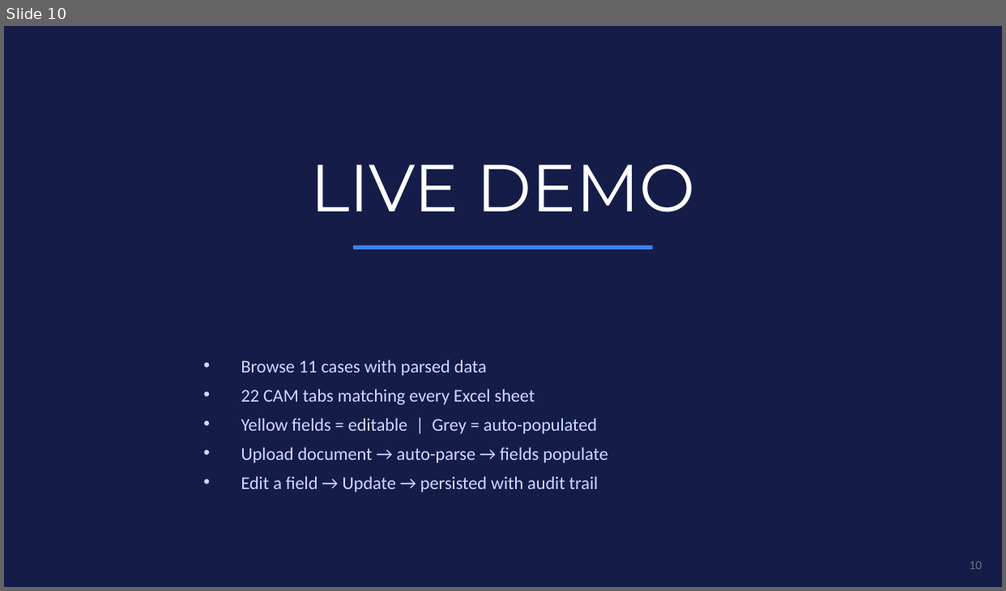
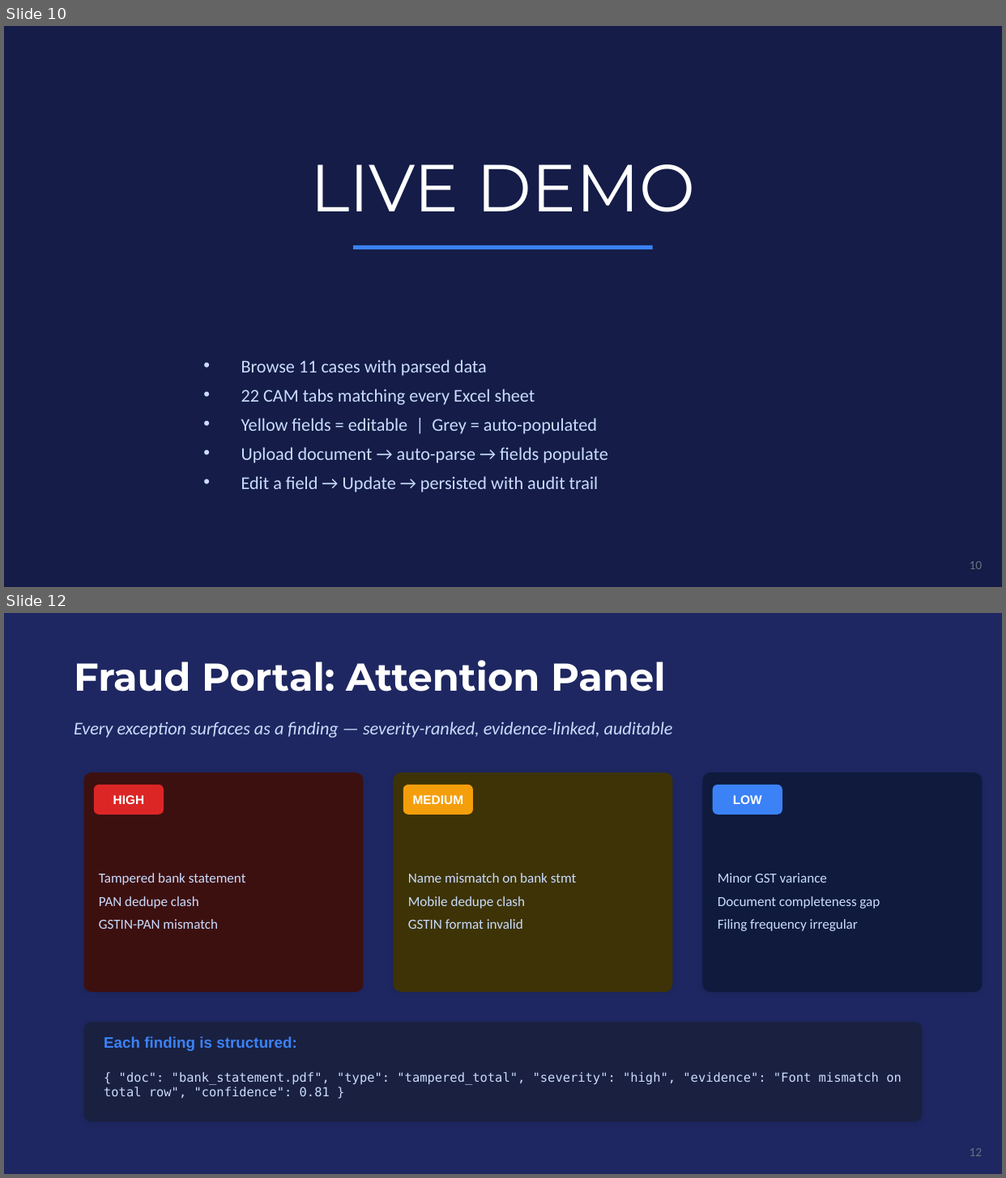
Before and after one commit to Ritik-slice/EDL-PORTAL, a slide deck: presentation/Slice3.0_EDL_Copilot.pptx. Shown one above the other, each under a label of ours: slide 10 before the commit, slides 10 and 12 after it; the slides between them are not shown. The pictures are 1006x591 and 1006x1178 pixels, drawn with LibreOffice and Linux fonts; fonts in the diff are those of the drawing. Boxes give left, top, right and bottom in pixels: in the first picture for what was removed or moved away, otherwise in the second. Text is boxed around its words. In the diff, an @@ line names an element or a change of style, - is before the commit and + after.

```diff
--- a/presentation/Slice3.0_EDL_Copilot.pptx
+++ b/presentation/Slice3.0_EDL_Copilot.pptx
@@ slide 12 added at (x1=4, y1=613, x2=1002, y2=1174), background #1E2761 @@
@@ text added at (x1=74, y1=660, x2=666, y2=692), 28 pt, text #FFFFFF, bold @@
+Fraud Portal: Attention Panel
@@ text added at (x1=74, y1=722, x2=673, y2=738), 13 pt, text #CADCFC, italic @@
+Every exception surfaces as a finding — severity-ranked, evidence-linked, auditable
@@ rounded rectangle added at (x1=84, y1=773, x2=364, y2=992), fill #3D1010 @@
@@ rounded rectangle added at (x1=393, y1=773, x2=672, y2=992), fill #3D3306 @@
@@ rounded rectangle added at (x1=702, y1=773, x2=982, y2=992), fill #0F1A3D @@
@@ rounded rectangle added at (x1=94, y1=785, x2=164, y2=815), fill #DC2626 @@
@@ text added at (x1=113, y1=795, x2=145, y2=804), 9 pt, text #FFFFFF, bold @@
+HIGH
@@ rounded rectangle added at (x1=403, y1=785, x2=473, y2=815), fill #F59E0B @@
@@ text added at (x1=413, y1=795, x2=463, y2=804), 9 pt, text #FFFFFF, bold @@
+MEDIUM
@@ rounded rectangle added at (x1=713, y1=785, x2=782, y2=815), fill #3B82F6 @@
@@ text added at (x1=733, y1=795, x2=762, y2=804), 9 pt, text #FFFFFF, bold @@
+LOW
@@ text added at (x1=99, y1=873, x2=246, y2=929), 10 pt, text #CADCFC @@
+Tampered bank statement
+PAN dedupe clash
+GSTIN-PAN mismatch
@@ text added at (x1=408, y1=873, x2=576, y2=929), 10 pt, text #CADCFC @@
+Name mismatch on bank stmt
+Mobile dedupe clash
+GSTIN format invalid
@@ text added at (x1=718, y1=873, x2=880, y2=931), 10 pt, text #CADCFC @@
+Minor GST variance
+Document completeness gap
+Filing frequency irregular
@@ rounded rectangle added at (x1=84, y1=1022, x2=922, y2=1122), fill #1A2040 @@
@@ text added at (x1=104, y1=1037, x2=296, y2=1051), 11 pt, text #3B82F6, bold @@
+Each finding is structured:
@@ text added at (x1=104, y1=1072, x2=901, y2=1098), 9 pt, text #CADCFC @@
+{ "doc": "bank_statement.pdf", "type": "tampered_total", "severity": "high", "evidence": "Font mismatch on total row", "confidence": 0.81 }
@@ text added at (x1=970, y1=1148, x2=982, y2=1157), 9 pt, text #6B7280 @@
+12
```
Also in this commit, not shown: 3 slides changed, 1 other slide added, 3 other files.
